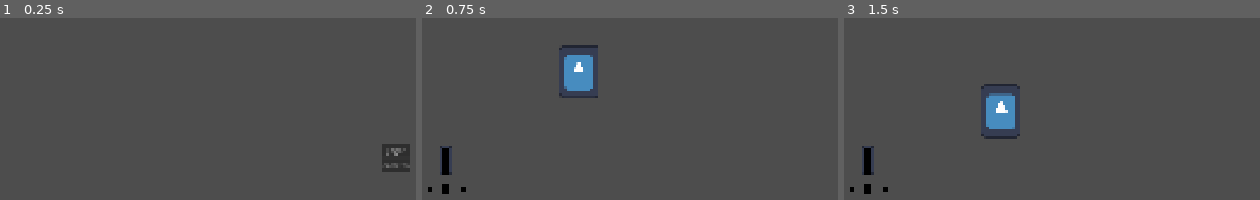
Above: before the commit, frames 1-3 (left to right).
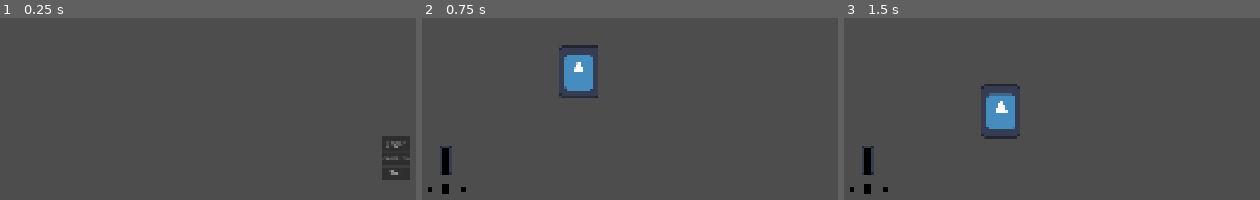
Above: after the commit, the same moments.

Repository: YhagoTomasini/Exlabers_Felpojam_026
Game: Godot game, scene res://Cenas/tela_inicial.tscn
Same seed, same stepped clock (60 frames per second), same inputs: the game is played once before the commit and once after it. This scene is started directly instead of the project's main scene. The engine's default icon, where the game draws it, is replaced by a stand-in: a white triangle on a blue panel in a dark square.
Inputs (mouse positions are in pixels of both pictures, inside the frame that each line leads up to):
- Up to frame 1 (0.25 s): no input
- Up to frame 2 (0.75 s): click "Jogar" at 0.5 s
- Up to frame 3 (1.5 s): tap Enter at 1.25 s; move the mouse to (outside the picture) at 1.27 s; hold E (UI_move_right) from 1.28 s (still down); click (outside the picture) at 1.35 s

The runs differ from the first frame. In frame 1, 0.8% of the frame differs, in the area x 91-99%, y 64-90%; in frame 2, nothing differs; in frame 3, nothing differs.

Commit message:
atualização menu

Diff:
--- a/felpojams-dos-exlabers/Cenas/tela_inicial.tscn
+++ b/felpojams-dos-exlabers/Cenas/tela_inicial.tscn
@@ -33,5 +33,10 @@
 layout_mode = 2
 text = "creditos"
 
+[node name="Button3" type="Button" parent="VBoxContainer"]
+layout_mode = 2
+text = "Sair"
+
 [connection signal="button_down" from="VBoxContainer/Button" to="." method="_on_button_button_down"]
 [connection signal="button_down" from="VBoxContainer/Button2" to="." method="_on_button_2_button_down"]
+[connection signal="button_down" from="VBoxContainer/Button3" to="." method="_on_button_3_button_down"]
--- a/felpojams-dos-exlabers/Codigos/tela_inicial.gd
+++ b/felpojams-dos-exlabers/Codigos/tela_inicial.gd
@@ -8,3 +8,7 @@
 
 func _on_button_2_button_down() -> void:
 	get_tree().change_scene_to_file("res://Cenas/tela_creditos.tscn")
+
+
+func _on_button_3_button_down() -> void:
+	get_tree().quit()
